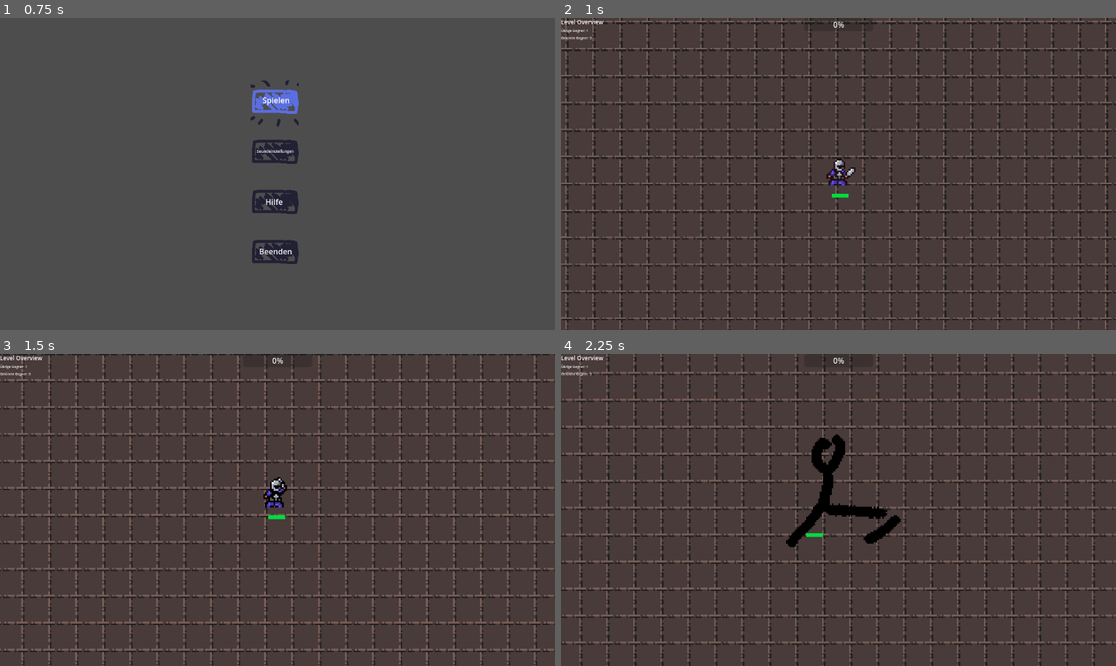
Above: before the commit, frames 1-4 (two rows, left to right).
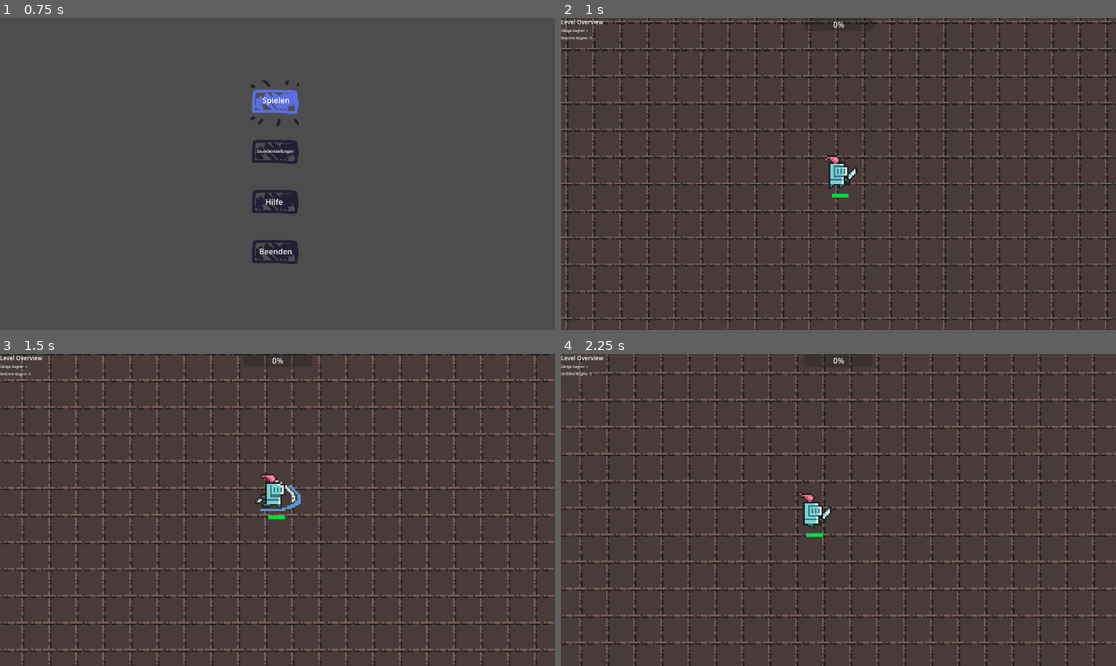
Above: after the commit, the same moments.

Repository: Lukas74m/gae_ca2
Game: Godot game, scene res://scenes/mainMenu/Main_Menu.tscn
The game is run twice, just before and just after one commit, with the same random seed, the same clock (stepped at 60 frames per second) and the same inputs.
Inputs (mouse positions are in pixels of both pictures, inside the frame that each line leads up to):
- Up to frame 1 (0.75 s): click "Spielen" at 0.5 s
- Up to frame 2 (1 s): no input
- Up to frame 3 (1.5 s): move the mouse to (399, 494) at 1.27 s; hold Q (attack) from 1.28 s (still down)
- Up to frame 4 (2.25 s): tap E (dash) at 1.55, 2.1 s; move the mouse to (727, 525) at 2.02 s; release Q (attack) at 2.03 s

Frame 1 is identical in both runs. In frame 2, 0.3% of the frame differs, in the area x 47-54%, y 43-55%; in frame 3, 0.5%; in frame 4, 1.8%, in the area x 40-62%, y 25-62%.

Commit message:
new player animations

Diff:
--- a/gae-ca2/assets/player/icon.svg
+++ /dev/null
@@ -1 +0,0 @@
-<svg xmlns="http://www.w3.org/2000/svg" width="128" height="128"><rect width="124" height="124" x="2" y="2" fill="#363d52" stroke="#212532" stroke-width="4" rx="14"/><g fill="#fff" transform="translate(12.322 12.322)scale(.101)"><path d="M105 673v33q407 354 814 0v-33z"/><path fill="#478cbf" d="m105 673 152 14q12 1 15 14l4 67 132 10 8-61q2-11 15-15h162q13 4 15 15l8 61 132-10 4-67q3-13 15-14l152-14V427q30-39 56-81-35-59-83-108-43 20-82 47-40-37-88-64 7-51 8-102-59-28-123-42-26 43-46 89-49-7-98 0-20-46-46-89-64 14-123 42 1 51 8 102-48 27-88 64-39-27-82-47-48 49-83 108 26 42 56 81zm0 33v39c0 276 813 276 814 0v-39l-134 12-5 69q-2 10-14 13l-162 11q-12 0-16-11l-10-65H446l-10 65q-4 11-16 11l-162-11q-12-3-14-13l-5-69z"/><path d="M483 600c0 34 58 34 58 0v-86c0-34-58-34-58 0z"/><circle cx="725" cy="526" r="90"/><circle cx="299" cy="526" r="90"/></g><g fill="#414042" transform="translate(12.322 12.322)scale(.101)"><circle cx="307" cy="532" r="60"/><circle cx="717" cy="532" r="60"/></g></svg>
--- a/gae-ca2/project.godot
+++ b/gae-ca2/project.godot
@@ -13,7 +13,6 @@
 config/name="GAE CA2"
 run/main_scene="uid://cxx3el2lce3d2"
 config/features=PackedStringArray("4.4", "GL Compatibility")
-config/icon="res://assets/player/icon.svg"
 
 [autoload]
 
--- a/gae-ca2/scenes/player/Player.tscn
+++ b/gae-ca2/scenes/player/Player.tscn
@@ -1,11 +1,10 @@
-[gd_scene load_steps=35 format=3 uid="uid://c5o7ciyvg8l1k"]
+[gd_scene load_steps=25 format=3 uid="uid://c5o7ciyvg8l1k"]
 
 [ext_resource type="Script" uid="uid://cnul1yq56e3sh" path="res://scripts/player/player.gd" id="1_gfjak"]
-[ext_resource type="Texture2D" uid="uid://c4ohp8lmvhsm3" path="res://assets/player/Basic_attack_right.png" id="2_c3xxp"]
-[ext_resource type="Texture2D" uid="uid://b8wd8cfwmwsrv" path="res://assets/player/dash_dummy.png" id="3_c3xxp"]
-[ext_resource type="Texture2D" uid="uid://lkbumr8x6pvh" path="res://assets/player/Idle_right.png" id="4_npwbq"]
+[ext_resource type="Texture2D" uid="uid://be54xp6d03gkl" path="res://assets/player/Character_Attack_new.png" id="2_c3xxp"]
+[ext_resource type="Texture2D" uid="uid://bt0sojp5xikm8" path="res://assets/player/Character_Idle_new.png" id="3_npwbq"]
+[ext_resource type="Texture2D" uid="uid://c73nbi7bwn3h3" path="res://assets/player/Character_Walk_new.png" id="4_v42im"]
 [ext_resource type="PackedScene" uid="uid://c4s7ucak0uoa0" path="res://scenes/components/Health.tscn" id="5_tpg5x"]
-[ext_resource type="Texture2D" uid="uid://dryt1qpilbjgg" path="res://assets/player/Move_right.png" id="5_v42im"]
 [ext_resource type="PackedScene" uid="uid://kdd4lp6qjw24" path="res://scenes/components/PlayerStats.tscn" id="7_npwbq"]
 
 [sub_resource type="AtlasTexture" id="AtlasTexture_pn6s4"]
@@ -24,85 +23,49 @@
 atlas = ExtResource("2_c3xxp")
 region = Rect2(96, 0, 32, 32)
 
-[sub_resource type="AtlasTexture" id="AtlasTexture_2xrq6"]
+[sub_resource type="AtlasTexture" id="AtlasTexture_20koh"]
 atlas = ExtResource("2_c3xxp")
 region = Rect2(128, 0, 32, 32)
 
-[sub_resource type="AtlasTexture" id="AtlasTexture_pi3ps"]
+[sub_resource type="AtlasTexture" id="AtlasTexture_ov1oi"]
 atlas = ExtResource("2_c3xxp")
 region = Rect2(160, 0, 32, 32)
 
-[sub_resource type="AtlasTexture" id="AtlasTexture_kswpp"]
+[sub_resource type="AtlasTexture" id="AtlasTexture_rn7t0"]
 atlas = ExtResource("2_c3xxp")
 region = Rect2(192, 0, 32, 32)
 
-[sub_resource type="AtlasTexture" id="AtlasTexture_v5i4m"]
+[sub_resource type="AtlasTexture" id="AtlasTexture_8qjgm"]
 atlas = ExtResource("2_c3xxp")
 region = Rect2(224, 0, 32, 32)
 
-[sub_resource type="AtlasTexture" id="AtlasTexture_20koh"]
-atlas = ExtResource("3_c3xxp")
-region = Rect2(0, 0, 100, 100)
+[sub_resource type="AtlasTexture" id="AtlasTexture_ejd4k"]
+atlas = ExtResource("3_npwbq")
+region = Rect2(0, 0, 32, 32)
 
-[sub_resource type="AtlasTexture" id="AtlasTexture_ov1oi"]
-atlas = ExtResource("3_c3xxp")
-region = Rect2(100, 0, 100, 100)
+[sub_resource type="AtlasTexture" id="AtlasTexture_2xrq6"]
+atlas = ExtResource("3_npwbq")
+region = Rect2(32, 0, 32, 32)
 
-[sub_resource type="AtlasTexture" id="AtlasTexture_rn7t0"]
-atlas = ExtResource("3_c3xxp")
-region = Rect2(200, 0, 100, 100)
+[sub_resource type="AtlasTexture" id="AtlasTexture_pi3ps"]
+atlas = ExtResource("4_v42im")
+region = Rect2(0, 0, 32, 32)
 
-[sub_resource type="AtlasTexture" id="AtlasTexture_8qjgm"]
-atlas = ExtResource("3_c3xxp")
-region = Rect2(300, 0, 100, 100)
+[sub_resource type="AtlasTexture" id="AtlasTexture_kswpp"]
+atlas = ExtResource("4_v42im")
+region = Rect2(32, 0, 32, 32)
 
-[sub_resource type="AtlasTexture" id="AtlasTexture_ejd4k"]
-atlas = ExtResource("3_c3xxp")
-region = Rect2(400, 0, 100, 100)
+[sub_resource type="AtlasTexture" id="AtlasTexture_v5i4m"]
+atlas = ExtResource("4_v42im")
+region = Rect2(64, 0, 32, 32)
 
 [sub_resource type="AtlasTexture" id="AtlasTexture_p1lr0"]
-atlas = ExtResource("4_npwbq")
-region = Rect2(0, 0, 32, 16)
+atlas = ExtResource("4_v42im")
+region = Rect2(96, 0, 32, 32)
 
 [sub_resource type="AtlasTexture" id="AtlasTexture_ro0t8"]
-atlas = ExtResource("4_npwbq")
-region = Rect2(32, 0, 32, 16)
-
-[sub_resource type="AtlasTexture" id="AtlasTexture_8nn5r"]
-atlas = ExtResource("4_npwbq")
-region = Rect2(64, 0, 32, 16)
-
-[sub_resource type="AtlasTexture" id="AtlasTexture_kvwax"]
-atlas = ExtResource("4_npwbq")
-region = Rect2(96, 0, 32, 16)
-
-[sub_resource type="AtlasTexture" id="AtlasTexture_x3qp0"]
-atlas = ExtResource("4_npwbq")
-region = Rect2(128, 0, 32, 16)
-
-[sub_resource type="AtlasTexture" id="AtlasTexture_76i7i"]
-atlas = ExtResource("5_v42im")
-region = Rect2(0, 0, 32, 32)
-
-[sub_resource type="AtlasTexture" id="AtlasTexture_mndc6"]
-atlas = ExtResource("5_v42im")
-region = Rect2(32, 0, 32, 32)
-
-[sub_resource type="AtlasTexture" id="AtlasTexture_1hh02"]
-atlas = ExtResource("5_v42im")
-region = Rect2(64, 0, 32, 32)
-
-[sub_resource type="AtlasTexture" id="AtlasTexture_5ttev"]
-atlas = ExtResource("5_v42im")
-region = Rect2(96, 0, 32, 32)
-
-[sub_resource type="AtlasTexture" id="AtlasTexture_geaob"]
-atlas = ExtResource("5_v42im")
+atlas = ExtResource("4_v42im")
 region = Rect2(128, 0, 32, 32)
-
-[sub_resource type="AtlasTexture" id="AtlasTexture_qsmrd"]
-atlas = ExtResource("5_v42im")
-region = Rect2(160, 0, 32, 32)
 
 [sub_resource type="SpriteFrames" id="SpriteFrames_tpg5x"]
 animations = [{
@@ -120,23 +83,6 @@
 "texture": SubResource("AtlasTexture_180ig")
 }, {
 "duration": 1.0,
-"texture": SubResource("AtlasTexture_2xrq6")
-}, {
-"duration": 1.0,
-"texture": SubResource("AtlasTexture_pi3ps")
-}, {
-"duration": 1.0,
-"texture": SubResource("AtlasTexture_kswpp")
-}, {
-"duration": 1.0,
-"texture": SubResource("AtlasTexture_v5i4m")
-}],
-"loop": false,
-"name": &"attack",
-"speed": 20.0
-}, {
-"frames": [{
-"duration": 1.0,
 "texture": SubResource("AtlasTexture_20koh")
 }, {
 "duration": 1.0,
@@ -147,56 +93,41 @@
 }, {
 "duration": 1.0,
 "texture": SubResource("AtlasTexture_8qjgm")
+}],
+"loop": false,
+"name": &"attack",
+"speed": 20.0
+}, {
+"frames": [{
+"duration": 1.0,
+"texture": SubResource("AtlasTexture_ejd4k")
 }, {
 "duration": 1.0,
-"texture": SubResource("AtlasTexture_ejd4k")
+"texture": SubResource("AtlasTexture_2xrq6")
 }],
-"loop": false,
-"name": &"dash",
-"speed": 12.0
+"loop": true,
+"name": &"idle",
+"speed": 5.0
 }, {
 "frames": [{
+"duration": 1.0,
+"texture": SubResource("AtlasTexture_pi3ps")
+}, {
+"duration": 1.0,
+"texture": SubResource("AtlasTexture_kswpp")
+}, {
+"duration": 1.0,
+"texture": SubResource("AtlasTexture_v5i4m")
+}, {
 "duration": 1.0,
 "texture": SubResource("AtlasTexture_p1lr0")
 }, {
 "duration": 1.0,
 "texture": SubResource("AtlasTexture_ro0t8")
-}, {
-"duration": 1.0,
-"texture": SubResource("AtlasTexture_8nn5r")
-}, {
-"duration": 1.0,
-"texture": SubResource("AtlasTexture_kvwax")
-}, {
-"duration": 1.0,
-"texture": SubResource("AtlasTexture_x3qp0")
 }],
 "loop": true,
-"name": &"idle",
-"speed": 10.0
-}, {
-"frames": [{
-"duration": 1.0,
-"texture": SubResource("AtlasTexture_76i7i")
-}, {
-"duration": 1.0,
-"texture": SubResource("AtlasTexture_mndc6")
-}, {
-"duration": 1.0,
-"texture": SubResource("AtlasTexture_1hh02")
-}, {
-"duration": 1.0,
-"texture": SubResource("AtlasTexture_5ttev")
-}, {
-"duration": 1.0,
-"texture": SubResource("AtlasTexture_geaob")
-}, {
-"duration": 1.0,
-"texture": SubResource("AtlasTexture_qsmrd")
-}],
-"loop": true,
-"name": &"walk",
-"speed": 12.0
+"name": &"move",
+"speed": 9.0
 }]
 
 [sub_resource type="CapsuleShape2D" id="CapsuleShape2D_c3xxp"]
@@ -210,8 +141,12 @@
 script = ExtResource("1_gfjak")
 
 [node name="AnimatedSprite2D" type="AnimatedSprite2D" parent="."]
+position = Vector2(-10, 0)
 sprite_frames = SubResource("SpriteFrames_tpg5x")
-animation = &"attack"
+animation = &"move"
+autoplay = "idle"
+frame = 4
+frame_progress = 0.19314
 
 [node name="CollisionShape2D" type="CollisionShape2D" parent="."]
 position = Vector2(-9, 0)
--- a/gae-ca2/scripts/player/player.gd
+++ b/gae-ca2/scripts/player/player.gd
@@ -57,7 +57,7 @@
 			var distance = direction.length()
 			if distance > STOP_DISTANCE:
 				velocity = direction.normalized() * get_stat("movement_speed")
-				player_sprite.play("walk")
+				player_sprite.play("move")
 			else:
 				velocity = Vector2.ZERO
 				change_state(PlayerState.IDLE)
Binary file removed: gae-ca2/assets/player/Basic_attack_right.png
Not shown, removed: gae-ca2/assets/player/Basic_attack_right.png.import
Binary file added: gae-ca2/assets/player/Character_Attack_new.png
Not shown, changed: gae-ca2/assets/player/Character_Attack_new.png.import
Binary file added: gae-ca2/assets/player/Character_Idle_new.png
Not shown, changed: gae-ca2/assets/player/Character_Idle_new.png.import
Binary file added: gae-ca2/assets/player/Character_Walk_new.png
Not shown, changed: gae-ca2/assets/player/Character_Walk_new.png.import
Binary file removed: gae-ca2/assets/player/Idle_right.png
Binary file removed: gae-ca2/assets/player/Move_right.png
Not shown, removed: gae-ca2/assets/player/Move_right.png.import
Binary file removed: gae-ca2/assets/player/attack_dummy.png
(and 4 more such lines)
